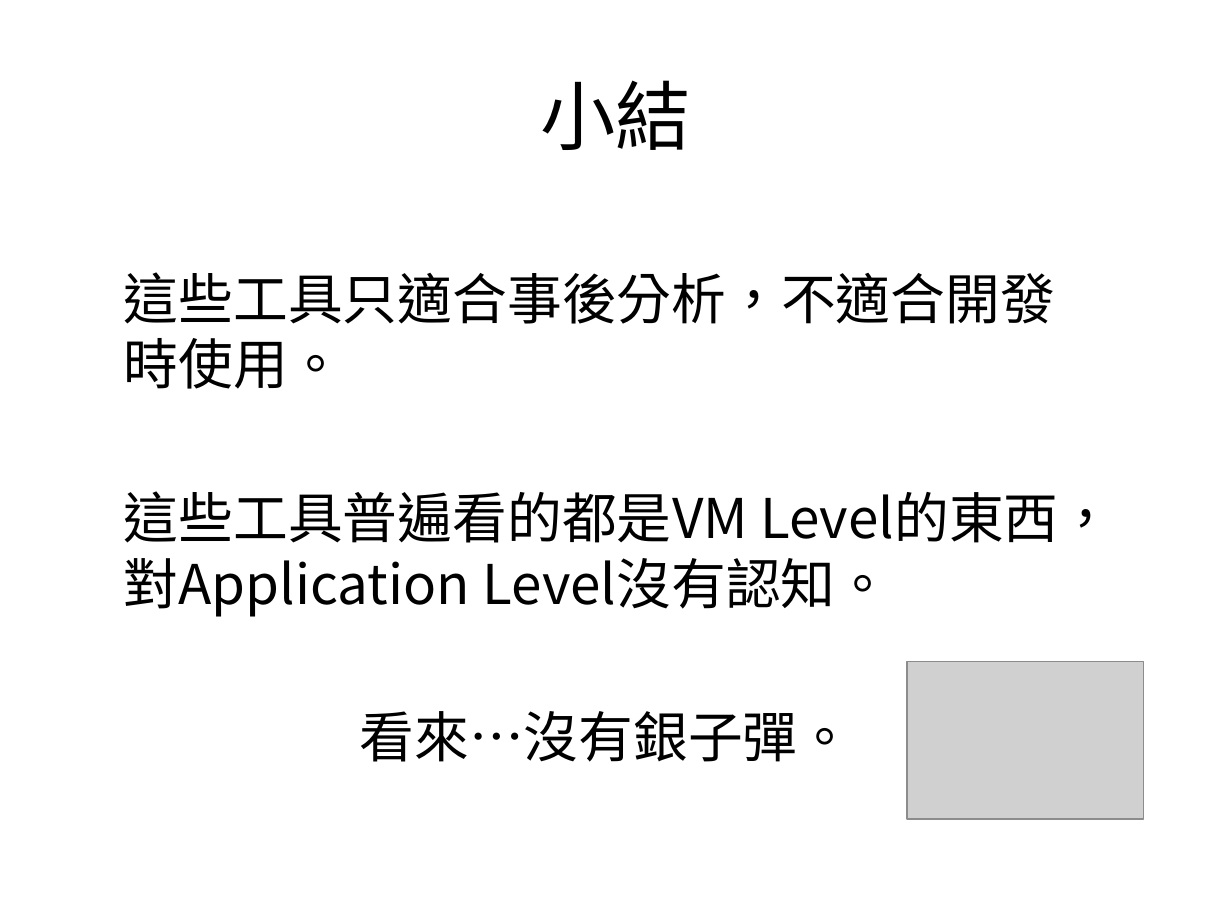
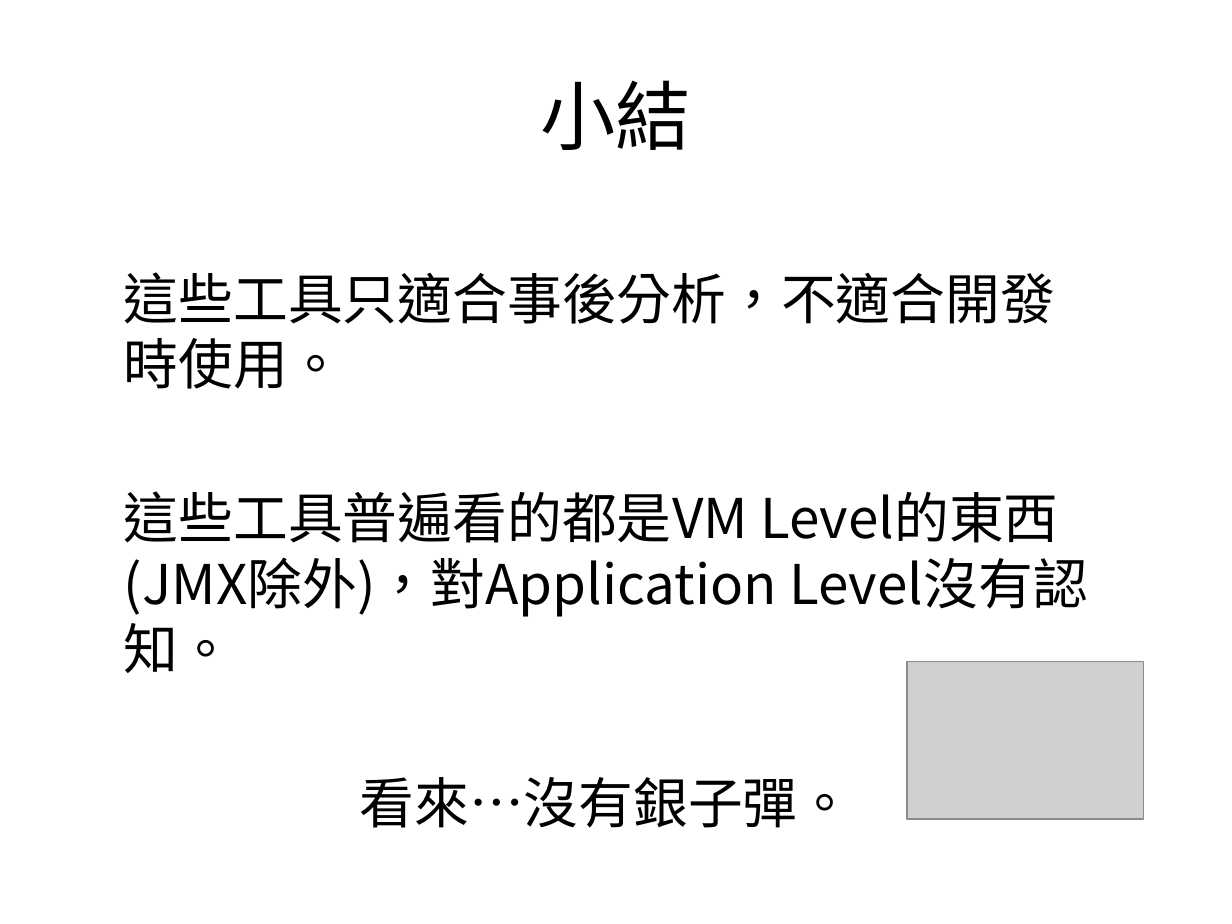
Before and after one commit to zanyking/java_two, a slide deck: slide 34 of 2013/Active Application Monitoring.pptx. Drawn at 1232x924 pixels with LibreOffice and Linux fonts; fonts in the diff are those of the drawing; grey boxes stand for pictures; background and template pictures are left out. Boxes give left, top, right and bottom in pixels: in the first picture for what was removed or moved away, otherwise in the second. Text is boxed around its words. In the diff, an @@ line names an element or a change of style, - is before the commit and + after.

Commit message:
finish the slides

```diff
--- a/2013/Active Application Monitoring.pptx
+++ b/2013/Active Application Monitoring.pptx
@@ text at box(124, 491, 1058, 673): text changed @@
-這些工具普遍看的都是VM Level的東西，對Application Level沒有認知。
+這些工具普遍看的都是VM Level的東西(JMX除外)，對Application Level沒有認知。
```
Also in this commit, not shown: 3 other slides changed.
